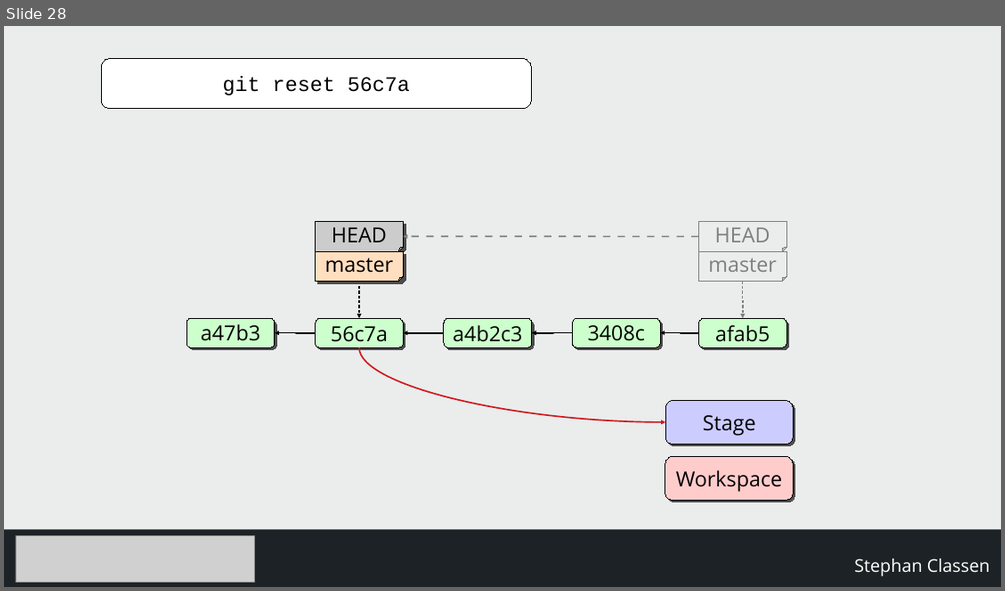
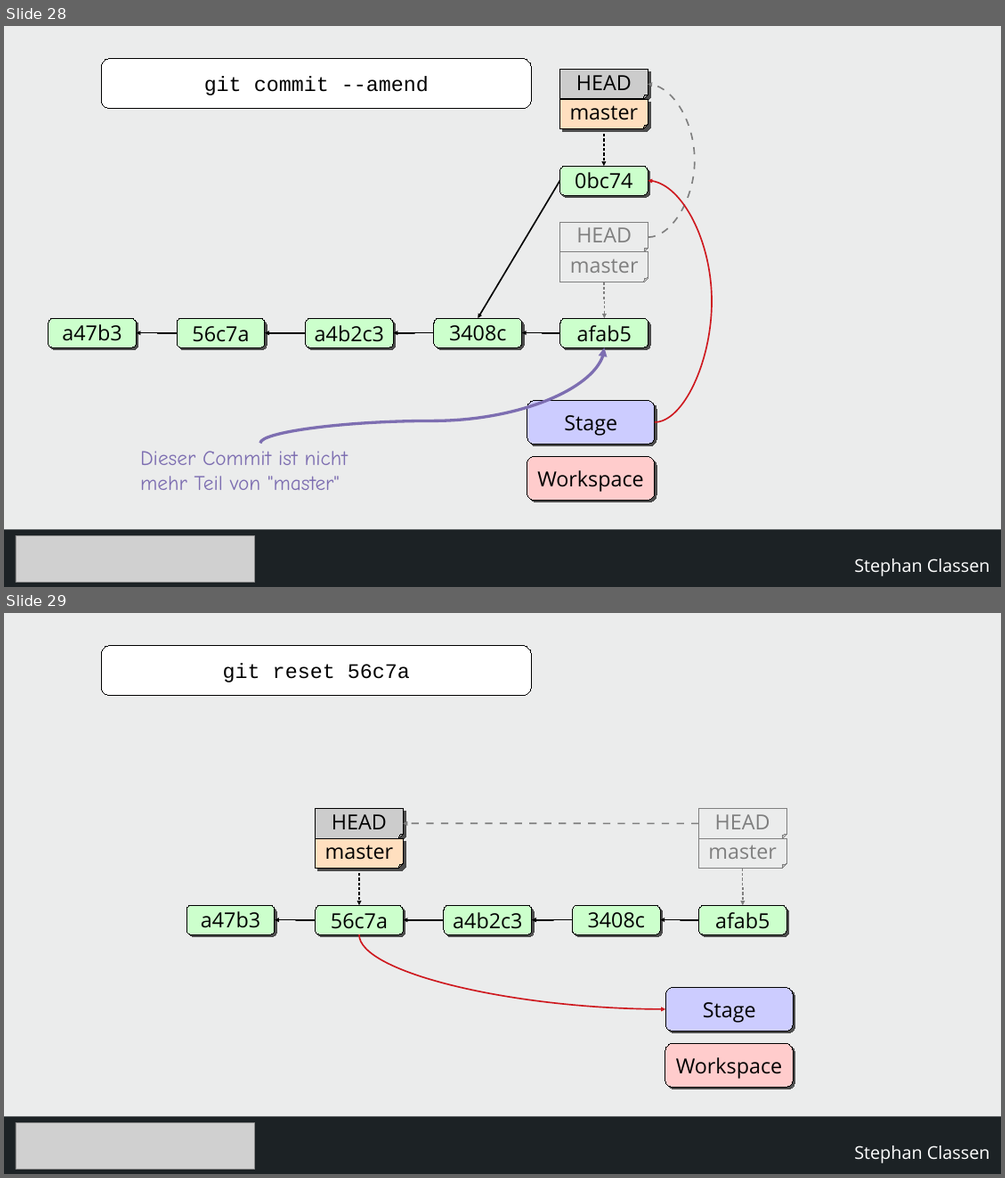
Before and after one commit to sclassen/sessions, a slide deck: webdev-chur-2019/git.odp. Shown one above the other, each under a label of ours: slide 28 before the commit, slides 28 and 29 after it. The pictures are 1005x591 and 1005x1178 pixels, drawn with LibreOffice and Linux fonts; fonts in the diff are those of the drawing; grey boxes stand for pictures. Boxes give left, top, right and bottom in pixels: in the first picture for what was removed or moved away, otherwise in the second. Text is boxed around its words. In the diff, an @@ line names an element or a change of style, - is before the commit and + after.

```diff
--- a/webdev-chur-2019/git.odp
+++ b/webdev-chur-2019/git.odp
@@ slide 28 added at (4, 26, 1001, 587), background #EBECEC @@
@@ rounded rectangle added at (101, 59, 532, 109), fill #FFFFFF, outline #000000 0 pt, 40 pt, text #000000 @@
+git commit --amend
@@ folded corner added at (560, 69, 647, 99), fill #CCCCCC, outline #000000 0 pt, 40 pt, text #000000 @@
+HEAD
@@ folded corner added at (560, 99, 647, 129), fill #FFDFBF, outline #000000 0 pt, 40 pt, text #000000 @@
+master
@@ curved arrow added from (648, 237) to (647, 84), #7F7F7F 2.83 pt @@
@@ elbow arrow added from (604, 129) to (604, 166), #000000 2.83 pt @@
@@ arrow added from (560, 181) to (477, 318), #000000 2.83 pt @@
@@ rounded rectangle added at (560, 166, 647, 195), fill #CCFFCC, outline #000000 0 pt, 40 pt, text #000000 @@
+0bc74
@@ curved arrow added from (655, 422) to (647, 181), #CE181E 2.83 pt @@
@@ folded corner added at (560, 223, 648, 252), fill #EBECEC, outline #7F7F7F 0 pt, 40 pt, text #7F7F7F @@
+HEAD
@@ folded corner added at (560, 252, 648, 282), fill #EBECEC, outline #7F7F7F 0 pt, 40 pt, text #7F7F7F @@
+master
@@ elbow arrow added from (605, 282) to (605, 318), #7F7F7F 2.83 pt @@
@@ rounded rectangle added at (48, 318, 136, 347), fill #CCFFCC, outline #000000 0 pt, 40 pt, text #000000 @@
+a47b3
@@ rounded rectangle added at (177, 318, 265, 347), fill #CCFFCC, outline #000000 0 pt, 40 pt, text #000000 @@
+56c7a
@@ rounded rectangle added at (305, 318, 393, 347), fill #CCFFCC, outline #000000 0 pt, 40 pt, text #000000 @@
+a4b2c3
@@ rounded rectangle added at (434, 318, 522, 347), fill #CCFFCC, outline #000000 0 pt, 40 pt, text #000000 @@
+3408c
@@ rounded rectangle added at (560, 318, 648, 347), fill #CCFFCC, outline #000000 0 pt, 40 pt, text #000000 @@
+afab5
@@ elbow arrow added from (177, 333) to (136, 333), #000000 2.83 pt @@
@@ elbow arrow added from (305, 333) to (265, 333), #000000 2.83 pt @@
@@ elbow arrow added from (434, 333) to (393, 333), #000000 2.83 pt @@
@@ elbow arrow added from (560, 333) to (522, 333), #000000 2.83 pt @@
@@ curved arrow added from (260, 443) to (605, 347), #7D6EB1 5.67 pt @@
@@ rounded rectangle added at (527, 401, 655, 444), fill #CCCCFF, outline #000000 0 pt, 40 pt, text #000000 @@
+Stage
@@ text added at (140, 451, 348, 490), 40 pt, text #7D6EB1 @@
+Dieser Commit ist nicht
+mehr Teil von "master"
@@ rounded rectangle added at (527, 456, 655, 499), fill #FFCCCC, outline #000000 0 pt, 40 pt, text #000000 @@
+Workspace
@@ rectangle added at (4, 530, 1001, 587), fill #1C2225 @@
@@ picture added at (16, 535, 255, 582) @@
@@ text added at (854, 558, 990, 576), 34 pt, text #FFFFFF @@
+Stephan Classen
@@ what was slide 28 is now slide 29 @@
```
Also in this commit, not shown: 1 other slide added, 1 other file.
